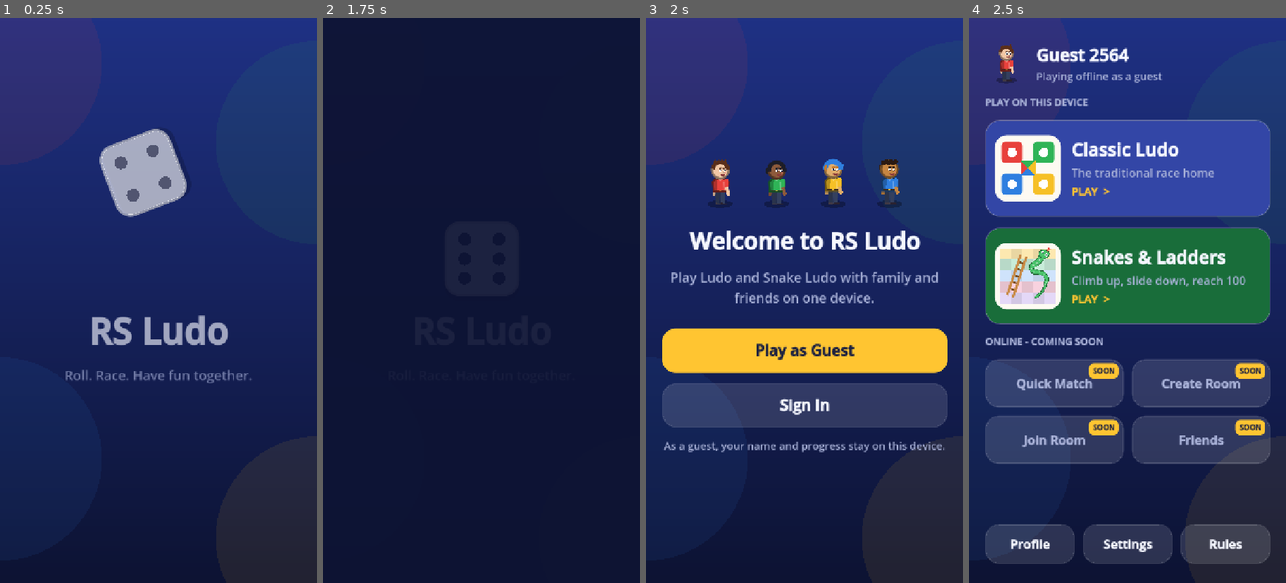
Above: before the commit, frames 1-4 (left to right).
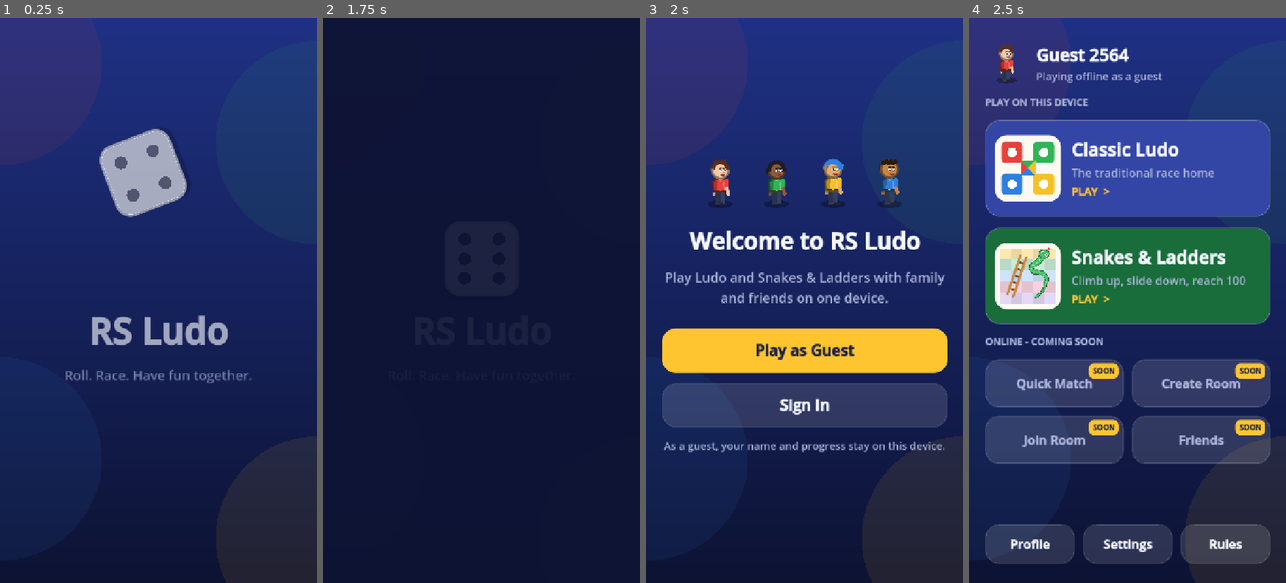
Above: after the commit, the same moments.

Repository: xtremrakib007/RsLUDO
Game: Godot game, scene res://scenes/screens/splash.tscn
Two runs of this game, one before a commit and one after it. Both use one fixed random seed, a clock stepped at 60 frames per second and the inputs below.
Inputs (mouse positions are in pixels of both pictures, inside the frame that each line leads up to):
- Up to frame 1 (0.25 s): no input
- Up to frame 2 (1.75 s): move the mouse to (551, 272) at 0.52 s; click (551, 272) at 0.67 s; move the mouse to (418, 328) at 1.27 s; click (418, 328) at 1.42 s
- Up to frame 3 (2 s): no input
- Up to frame 4 (2.5 s): click "Play as Guest" at 2 s

Frames 1-2 are identical in both runs. In frame 3, 1.6% of the frame differs, in the area x 6-95%, y 44-51%; in frame 4, nothing differs.

Commit message:
Welcome text names Snakes & Ladders; web check taps Play as Guest
Co-Authored-By: Claude Opus 5.5 <noreply@anthropic.com>
Claude-Session: https://claude.ai/code/session_01PxNJNDQdbjEGoucC67j9Ub

Diff:
--- a/scripts/ui/screens/welcome_screen.gd
+++ b/scripts/ui/screens/welcome_screen.gd
@@ -15,7 +15,7 @@
 	content.add_child(pawns)
 
 	content.add_child(UIKit.title("Welcome to RS Ludo", 52, Palette.TEXT, HORIZONTAL_ALIGNMENT_CENTER))
-	content.add_child(UIKit.label("Play Ludo and Snake Ludo with family and friends on one device.", 30, Palette.TEXT_MUTED, HORIZONTAL_ALIGNMENT_CENTER, true))
+	content.add_child(UIKit.label("Play Ludo and Snakes & Ladders with family and friends on one device.", 30, Palette.TEXT_MUTED, HORIZONTAL_ALIGNMENT_CENTER, true))
 	content.add_child(UIKit.spacer(false))
 
 	var guest := UIKit.button("Play as Guest")
